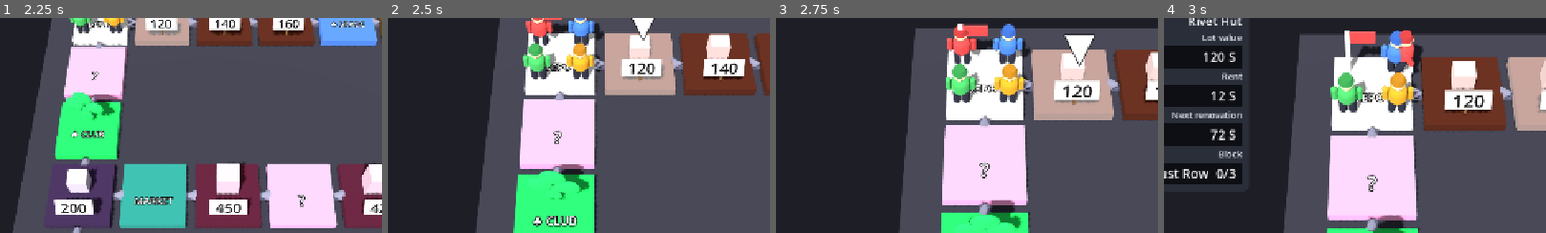
Above: before the commit, frames 1-4 (left to right).
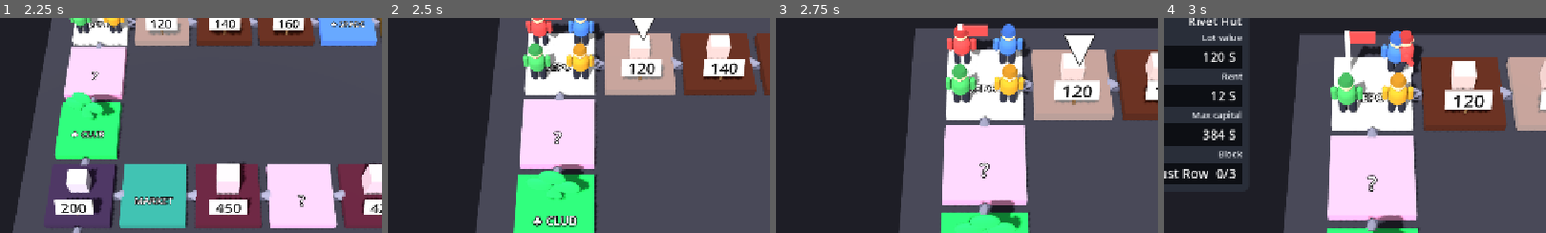
Above: after the commit, the same moments.

Repository: FuzzynessUK/ScuffedStreet
Game: Godot game, scene res://scenes/main.tscn
Two runs of this game, one before a commit and one after it. Both use one fixed random seed, a clock stepped at 60 frames per second and the inputs below.
Inputs:
- Up to frame 1 (2.25 s): click "1 player vs 3 CPUs" at 0.5 s; click "Done" at 1.25 s; click "Roll" at 2 s
- Up to frame 2 (2.5 s): no input
- Up to frame 3 (2.75 s): no input
- Up to frame 4 (3 s): click "Step to Rivet Hut" at 2.75 s
The pictures show only the part of the screen within x 7-57%, y 37-87%; the shares and areas given below are measured in that part.

Frames 1-3 are identical in both runs. In frame 4, 0.6% of the frame differs, in the area x 2-21%, y 43-57%.

Commit message:
Lot panel: Max capital instead of Next renovation
Max capital is everything still to spend taking the lot up to a Megamart,
with the whole-block discount when it applies; shows Max once at the top.

Co-Authored-By: Claude Opus 5.5 <noreply@anthropic.com>

Diff:
--- a/scripts/core/game_state.gd
+++ b/scripts/core/game_state.gd
@@ -126,6 +126,20 @@
 	if lot.owner >= 0 and owned_in_block(lot.owner, block) == board.lots_in_block(block).size():
 		cost *= 0.75
 	return roundi(cost)
+
+
+## Max capital: everything still to spend taking the lot up to a Megamart (with
+## the whole-block discount if it applies now); 0 once it is a Megamart.
+func max_capital(id: int) -> int:
+	var lot: Dictionary = lots[id]
+	var block: String = space(id).block
+	var rate := 1.0
+	if lot.owner >= 0 and owned_in_block(lot.owner, block) == board.lots_in_block(block).size():
+		rate = 0.75
+	var total := 0.0
+	for tier in range(lot.tier + 1, MAX_TIER + 1):
+		total += space(id).price * TIER_COST[tier] * rate
+	return roundi(total)
 
 
 func block_value(block: String) -> int:
--- a/scripts/ui/main.gd
+++ b/scripts/ui/main.gd
@@ -15,7 +15,7 @@
 const TICKER_HOLD := 1.6  # seconds the ticker stays up afterwards
 const RENOVATION_SHOW := 1.6  # seconds the camera pulls back for a renovation
 const CARD_SIZE := Vector2(320, 420)
-const LOT_ROWS := ["Lot value", "Rent", "Next renovation", "Block"]
+const LOT_ROWS := ["Lot value", "Rent", "Max capital", "Block"]
 const CARD_SPIN := 1.3       # seconds the drawn card spins before landing
 const CARD_HALF_TURNS := 7   # odd, so it lands face up
 const HEAP_BACK := Color("#f29bd0")  # card backs: the Wildcard space colour
@@ -411,11 +411,11 @@
 	var block: String = s.block
 	var total := game.board.lots_in_block(block).size()
 	var held := game.owned_in_block(owner, block) if owner >= 0 else 0
-	var reno := game.renovate_cost(id)
+	var capital := game.max_capital(id)
 	lot_values["Lot value"].text = "%d S" % game.lot_value(id)
 	lot_values["Rent"].text = "%d S" % game.rent(id) if owner >= 0 \
 			else "%d S" % roundi(game.lot_value(id) * GameState.TIER_RENT[0])
-	lot_values["Next renovation"].text = "%d S" % reno if reno > 0 else "Max"
+	lot_values["Max capital"].text = "%d S" % capital if capital > 0 else "Max"
 	lot_values["Block"].text = "%s  %d/%d" % [game.board.blocks[block].name, held, total]
 	lot_panel.visible = true
 
--- a/tests/test_core.gd
+++ b/tests/test_core.gd
@@ -80,6 +80,7 @@
 	var g := new_game()
 	var p := g.players[0]
 	g.buy_lot(p, 5)  # B, 200
+	check(g.max_capital(5) == 200 * (0.6 + 1.0 + 1.6), "max capital: every tier still to go")
 	check(g.renovate_cost(5) == 120, "shop costs 0.6 x base")
 	g.renovate(p, 5, g.renovate_cost(5))
 	check(g.lot_value(5) == 320, "shop value 1.6 x base")
Not shown, changed: docs/DESIGN.md
